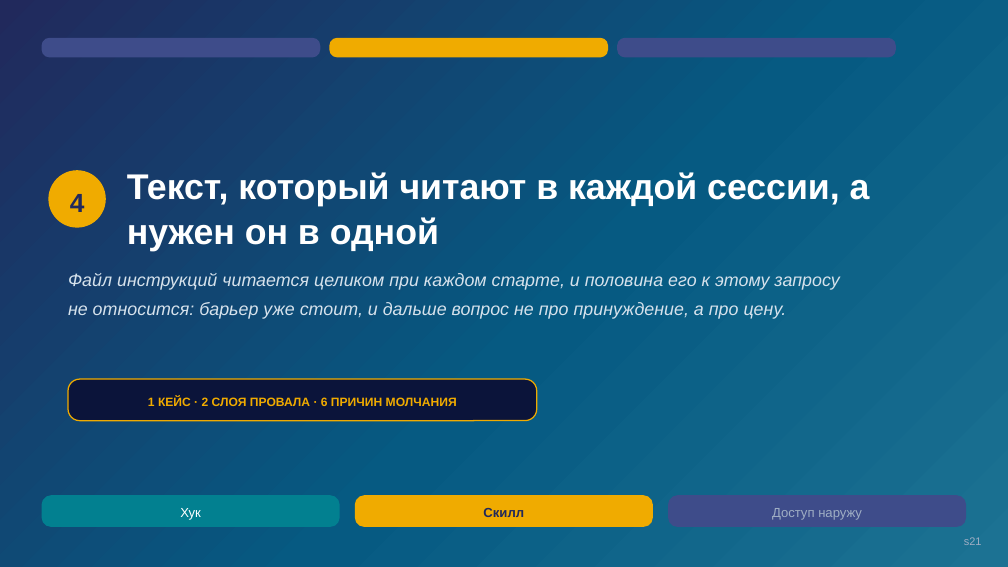
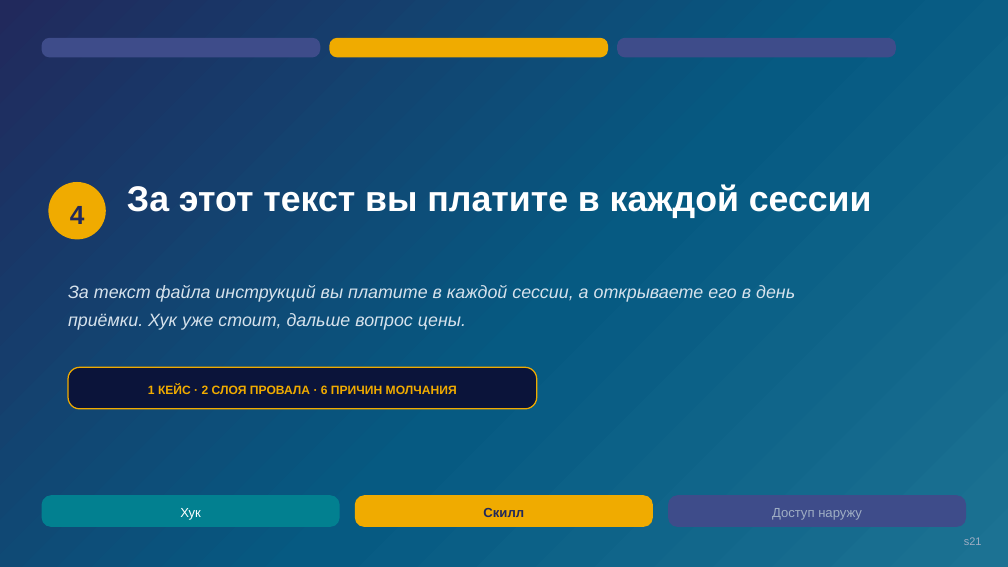
Before and after one commit to tellina-study/AI-usage-lessons, a slide deck: slide 21 of library/seminars/sem-05/rendered/sem-05.pptx. Drawn at 1008x567 pixels with LibreOffice and Linux fonts; fonts in the diff are those of the drawing. Boxes give left, top, right and bottom in pixels: in the first picture for what was removed or moved away, otherwise in the second. Text is boxed around its words. In the diff, an @@ line names an element or a change of style, - is before the commit and + after.

```diff
--- a/library/seminars/sem-05/rendered/sem-05.pptx
+++ b/library/seminars/sem-05/rendered/sem-05.pptx
@@ text "4": place and size @@
-text "4" at <box>70,194,85,212</box>
+text "4" at <box>70,206,85,224</box>
@@ ellipse: place and size @@
-ellipse at <box>48,170,106,228</box>
+ellipse at <box>48,182,106,240</box>
@@ text at <box>127,184,872,218</box>: text changed @@
-Текст, который читают в каждой сессии, а нужен он в одной
+За этот текст вы платите в каждой сессии
@@ text at <box>68,285,795,330</box>: text changed @@
-Файл инструкций читается целиком при каждом старте, и половина его к этому запросу не относится: барьер уже стоит, и дальше вопрос не про принуждение, а про цену.
+За текст файла инструкций вы платите в каждой сессии, а открываете его в день приёмки. Хук уже стоит, дальше вопрос цены.
@@ rounded rectangle: place and size @@
-rounded rectangle at <box>68,379,537,420</box>
+rounded rectangle at <box>68,368,537,409</box>
@@ text "1 КЕЙС · 2 СЛОЯ ...": place and size @@
-text "1 КЕЙС · 2 СЛОЯ ..." at <box>148,396,457,406</box>
+text "1 КЕЙС · 2 СЛОЯ ..." at <box>148,384,457,394</box>
```
Also in this commit, not shown: 14 other slides changed, 10 slides added, 10 slides removed, 48 other files.
